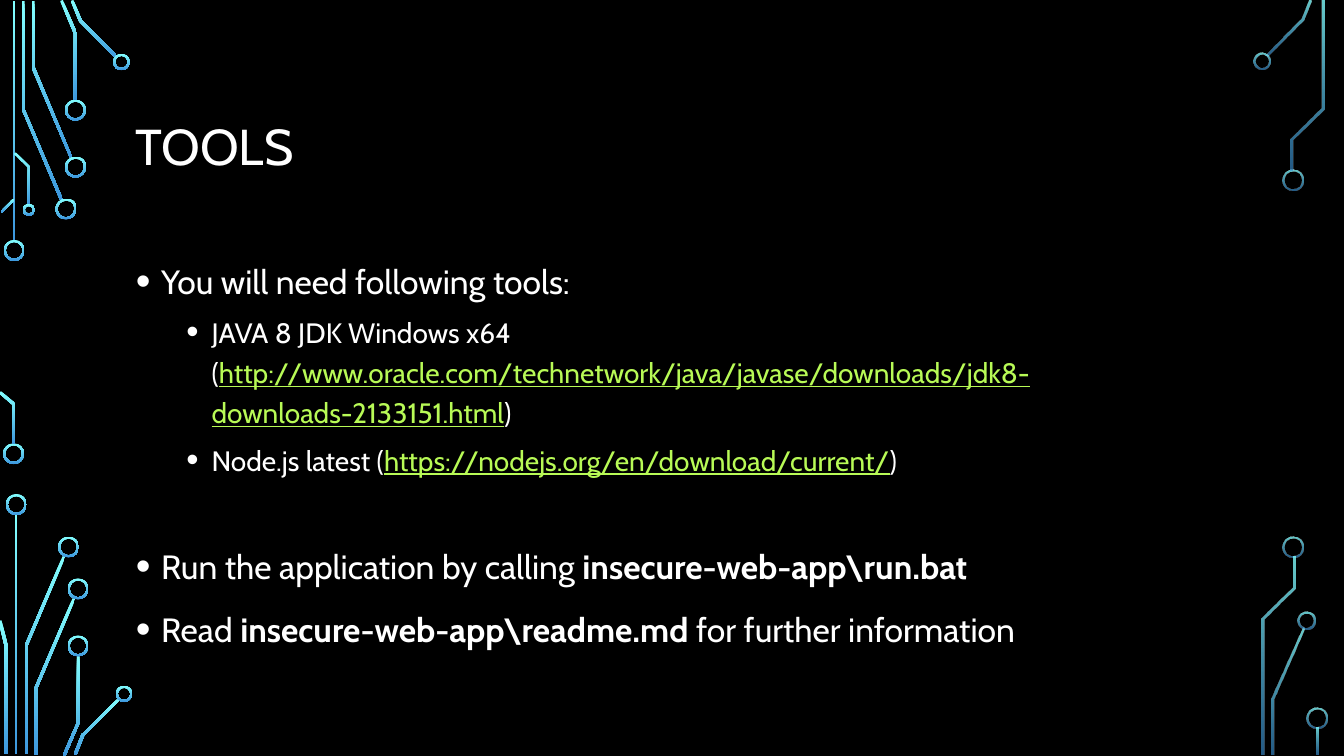
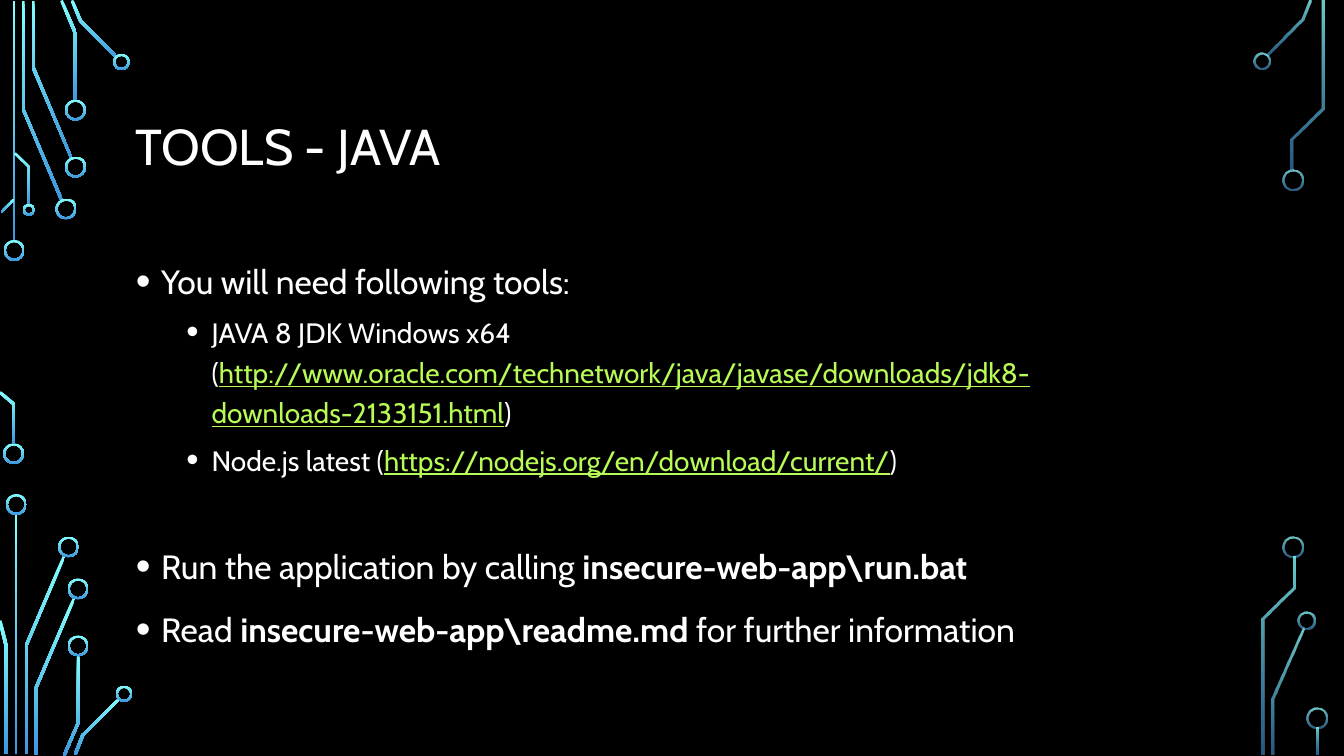
Before and after one commit to Zuehlke/security-onboarding, a slide deck: slide 4 of security/00-Introduction/Introduction.pptx. Drawn at 1344x756 pixels with LibreOffice and Linux fonts; fonts in the diff are those of the drawing; background and template pictures are left out. Boxes give left, top, right and bottom in pixels: in the first picture for what was removed or moved away, otherwise in the second. Text is boxed around its words. In the diff, an @@ line names an element or a change of style, - is before the commit and + after.

```diff
--- a/security/00-Introduction/Introduction.pptx
+++ b/security/00-Introduction/Introduction.pptx
@@ title at [136, 129, 440, 174]: text changed @@
-TOOLS
+TOOLS - JAVA
```
Also in this commit, not shown: 1 other slide changed, 1 slide added.
